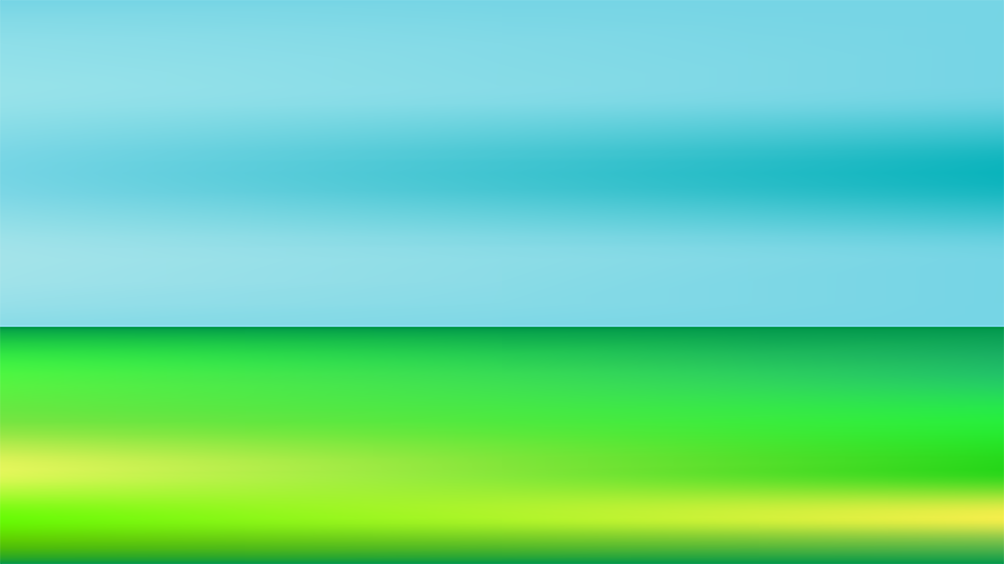
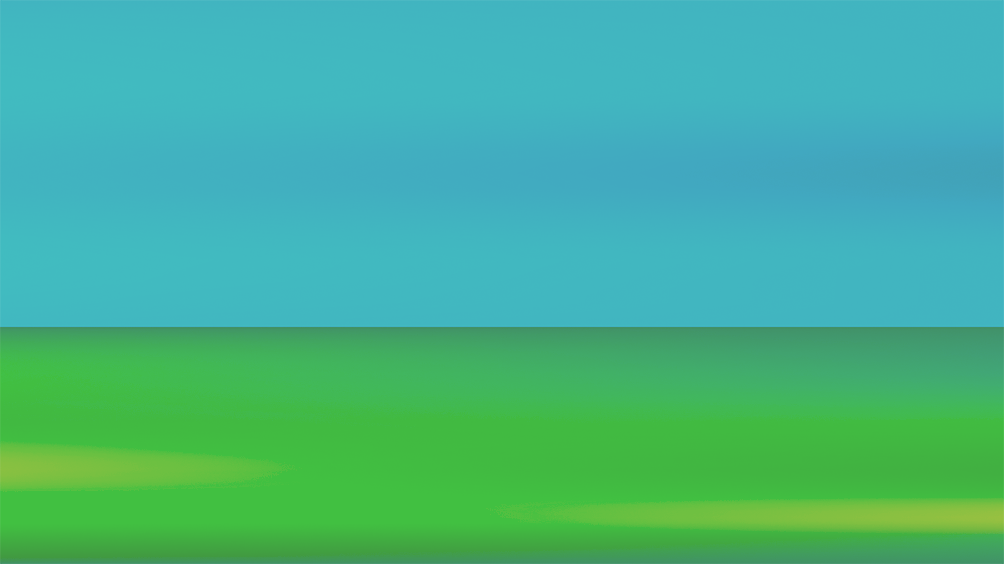
Layered file, before and after one edit (1004px x 564px). Changes by layer:
added layer "Layer 1 copy" above "Layer 1" over [0, 0, 1004, 564]
hid "Layer 1", painted on it over [0, 0, 1004, 564]
